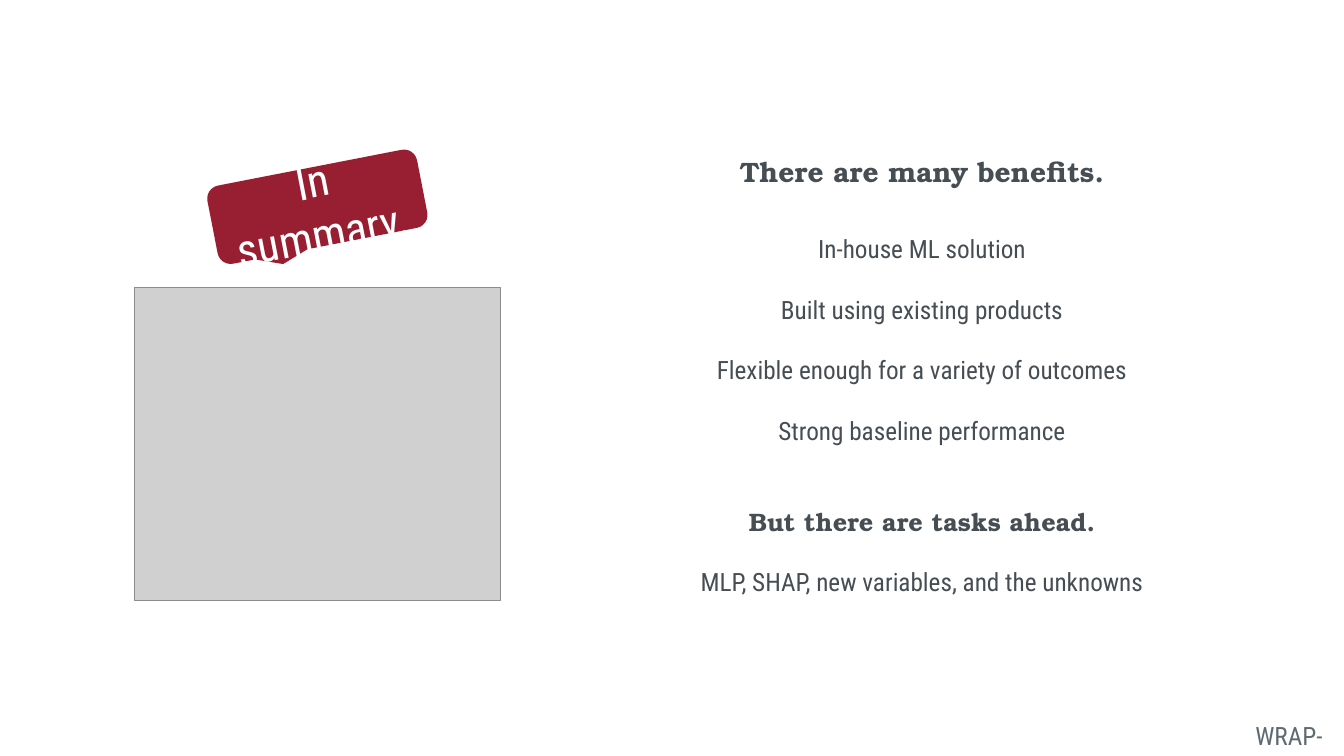
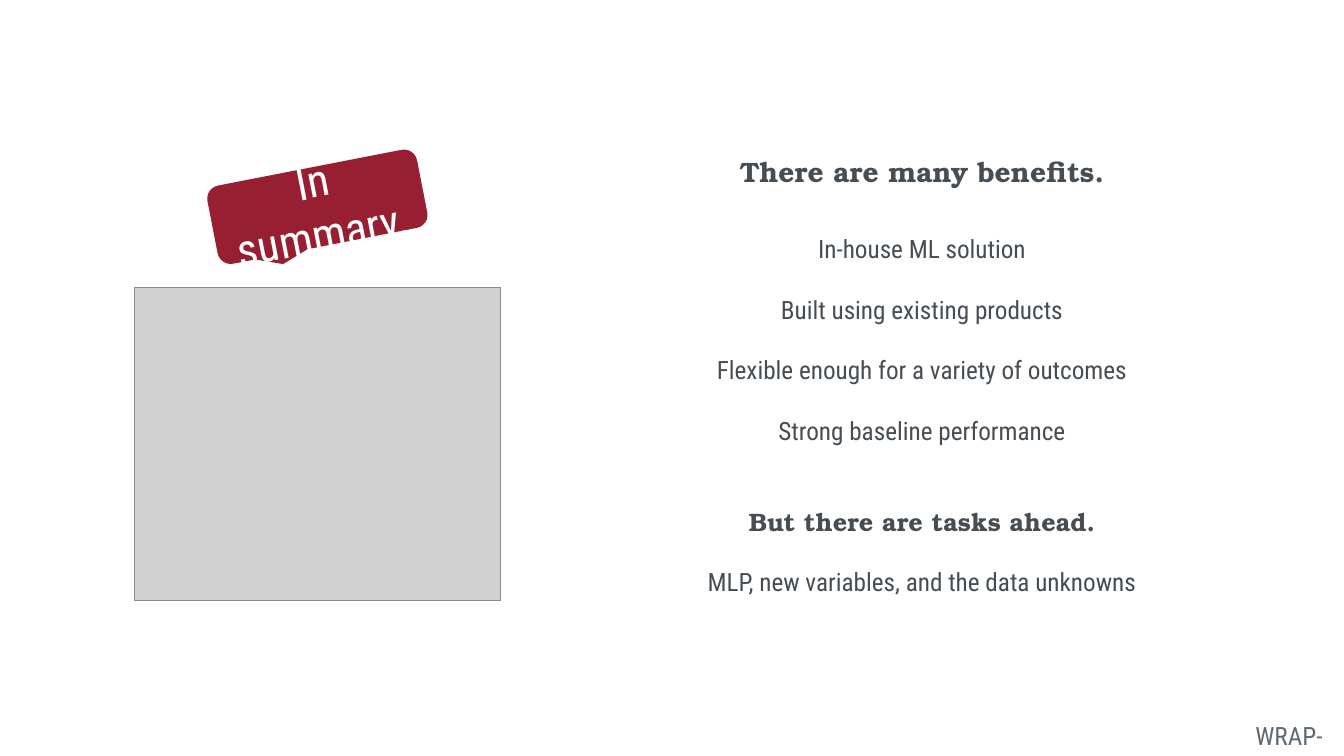
Before and after one commit to concrete-abstraction/student_risk_sagemaker, a slide deck: slide 11 of Documentation/student_risk_presentation.pptx (slide 8 before the commit). Drawn at 1344x756 pixels with LibreOffice and Linux fonts; fonts in the diff are those of the drawing; grey boxes stand for pictures. Boxes give left, top, right and bottom in pixels: in the first picture for what was removed or moved away, otherwise in the second. Text is boxed around its words. In the diff, an @@ line names an element or a change of style, - is before the commit and + after.

```diff
--- a/Documentation/student_risk_presentation.pptx
+++ b/Documentation/student_risk_presentation.pptx
@@ text at (708,572,1136,595): text changed @@
-MLP, SHAP, new variables, and the unknowns
+MLP, new variables, and the data unknowns
```
Also in this commit, not shown: 3 other slides changed, 3 slides added, 3 other files.
